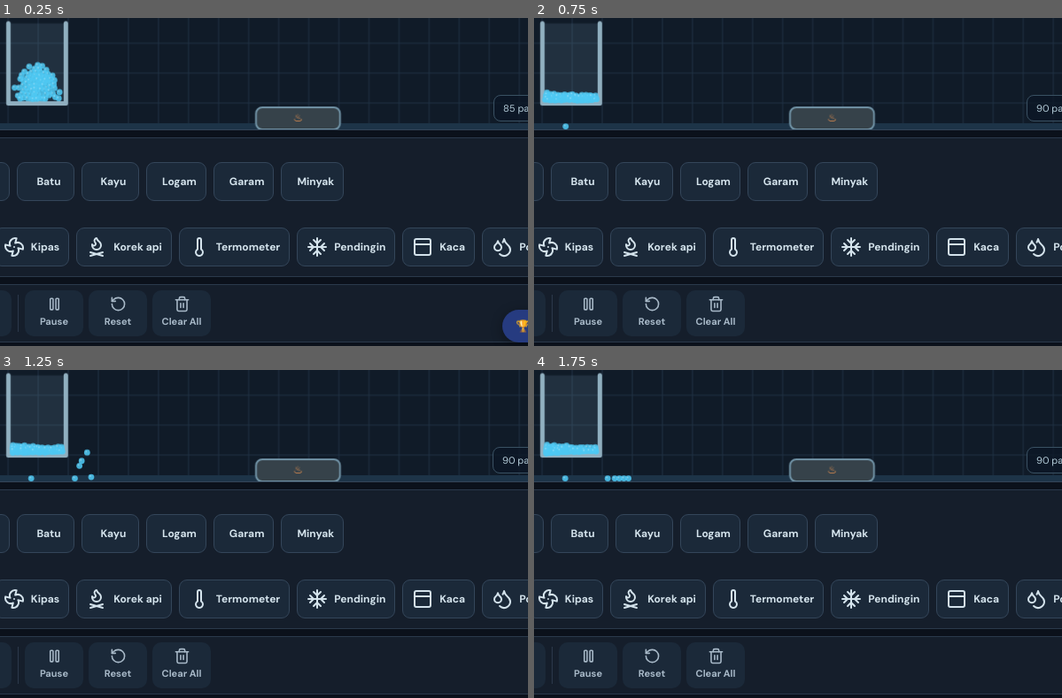
Above: before the commit, frames 1-4 (two rows, left to right).
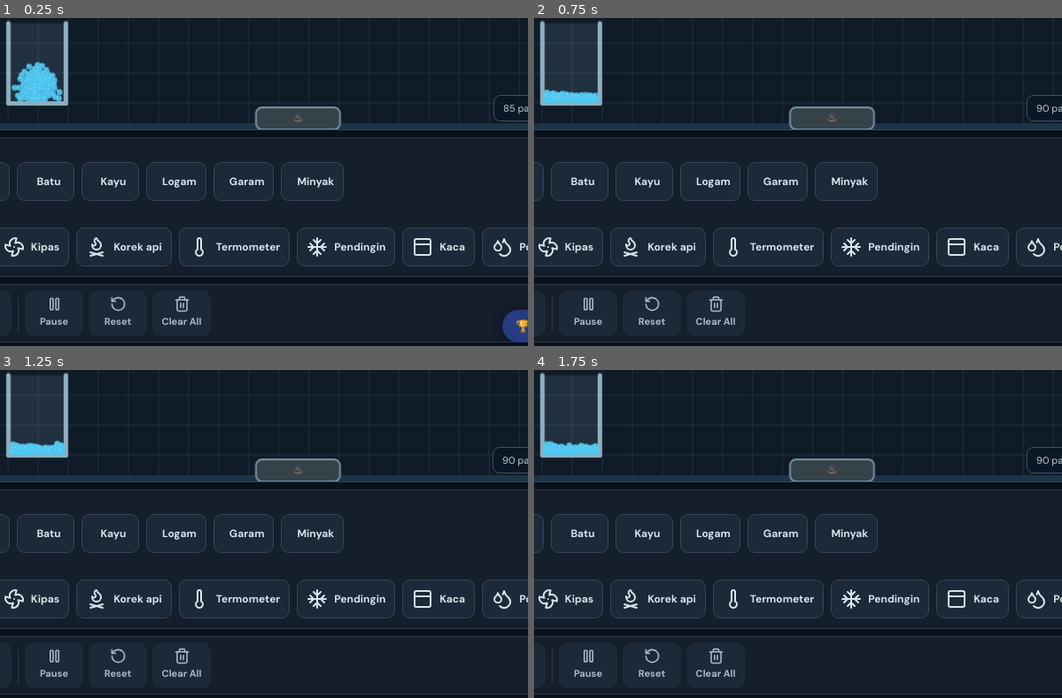
Above: after the commit, the same moments.

Repository: vexelkang-cell/gamepai
Game: browser game, page games/water-simulator/index.html
Two runs of this game, one before a commit and one after it. Both use one fixed random seed, a clock stepped at 60 frames per second and the inputs below.
Inputs (mouse positions are % of the whole screen's width and height, from its top left):
- Up to frame 1 (0.25 s): no input
- Up to frame 2 (0.75 s): click (50, 37) at 0.27 s
- Up to frame 3 (1.25 s): tap Space at 1.1 s
- Up to frame 4 (1.75 s): tap Space at 1.6 s
The pictures show only the part of the screen within x 43-93%, y 50-100%; the shares and areas given below are measured in that part.

Frame 1 is identical in both runs. In frame 2, less than 0.1% of the frame differs, in the area x 1-9%, y 21-34%; in frame 3, 0.2%, in the area x 1-18%, y 21-34%; in frame 4, 0.2%.

Commit message:
Prevent water particles leaking through container walls

Diff:
--- a/games/water-simulator/index.html
+++ b/games/water-simulator/index.html
@@ -176,6 +176,42 @@
   [['gravity','gravityValue',v=>Number(v).toFixed(1)+'×'],['speed','speedValue',v=>Number(v).toFixed(1)+'×'],['ambient' …(193 unchanged characters)…
   function segments(o){return o.type==='Panci'||o.type==='Gelas'||o.type==='Ember'||o.type==='Botol'?3:o.type==='Kaca'||o.type==='Selang'?1:4}
   function collide(p,o){let c=Math.cos(o.angle),s=Math.sin(o.angle),rx=p.x-o.x,ry=p.y-o.y,qx=rx*c+ry*s,qy=-rx*s+ry*c,w= …(883 unchanged characters)…
+  function containWater(p,o){
+    if(p.type!=='Air'||!['Panci','Gelas','Ember','Botol'].includes(o.type))return;
+    const q=local(o,p.x,p.y),halfW=o.w/2,halfH=o.h/2,pad=p.r+1;
+    let changed=false;
+    // Dinding kiri dan kanan: bagian atas tetap terbuka sebagai mulut wadah.
+    if(q.y>-halfH+pad*.45&&q.y<halfH-pad*.25){
+      if(q.x< -halfW+pad){q.x=-halfW+pad;changed=true}
+      else if(q.x>halfW-pad){q.x=halfW-pad;changed=true}
+      if(changed){
+        const c=Math.cos(o.angle),sn=Math.sin(o.angle);
+        const vx=p.vx*c+p.vy*sn;
+        if((q.x<0&&vx<0)||(q.x>0&&vx>0)){
+          const reflected=-vx*.22;
+          p.vx+=(reflected-vx)*c;
+          p.vy+=(reflected-vx)*sn;
+        }
+      }
+    }
+    // Dasar wadah selalu tertutup, termasuk ketika wadah dimiringkan.
+    if(q.y>halfH-pad){
+      q.y=halfH-pad;
+      const c=Math.cos(o.angle),sn=Math.sin(o.angle);
+      const vy=-p.vx*sn+p.vy*c;
+      if(vy>0){
+        const reflected=-vy*.18;
+        p.vx+=(-sn)*(reflected-vy);
+        p.vy+=c*(reflected-vy);
+      }
+      changed=true;
+    }
+    if(changed){
+      const c=Math.cos(o.angle),sn=Math.sin(o.angle);
+      p.x=o.x+q.x*c-q.y*sn;
+      p.y=o.y+q.x*sn+q.y*c;
+    }
+  }
   function pourFromContainer(o){
     if(!['Panci','Gelas','Ember','Botol'].includes(o.type))return;
     const tilt=Math.sin(o.angle);
@@ -221,6 +257,7 @@
       if(p.x<p.r){p.x=p.r;p.vx=Math.abs(p.vx)*.35}if(p.x>W-p.r){p.x=W-p.r;p.vx=-Math.abs(p.vx)*.35}
       if(p.y<p.r){p.y=p.r;p.vy=Math.abs(p.vy)*.3}if(p.y>H-p.r){p.y=H-p.r;p.vy=-Math.abs(p.vy)*.25;p.vx*=.86}
       for(let o of objects)if(Math.abs(p.x-o.x)<o.w/2+25&&Math.abs(p.y-o.y)<o.h/2+25)collide(p,o);
+      for(let o of objects)if(Math.abs(p.x-o.x)<o.w/2+35&&Math.abs(p.y-o.y)<o.h/2+35)containWater(p,o);
     }
     for(let i=0;i<particles.length;i++){let p=particles[i],gx=Math.max(0,Math.min(cols-1,Math.floor(p.x/cell))),gy=Math.max(0,Math.min(rows-1,Math.floor(p.y/cell))),key=gy*cols+gx;if(heads[key]===-1)activeCells.push(key);p.next=heads[key];heads[key]=i}
     for(let i=0;i<particles.length;i++){let p=particles[i],gx=Math.floor(p.x/cell),gy=Math.floor(p.y/cell);for(let iy=- …(600 unchanged characters)…
